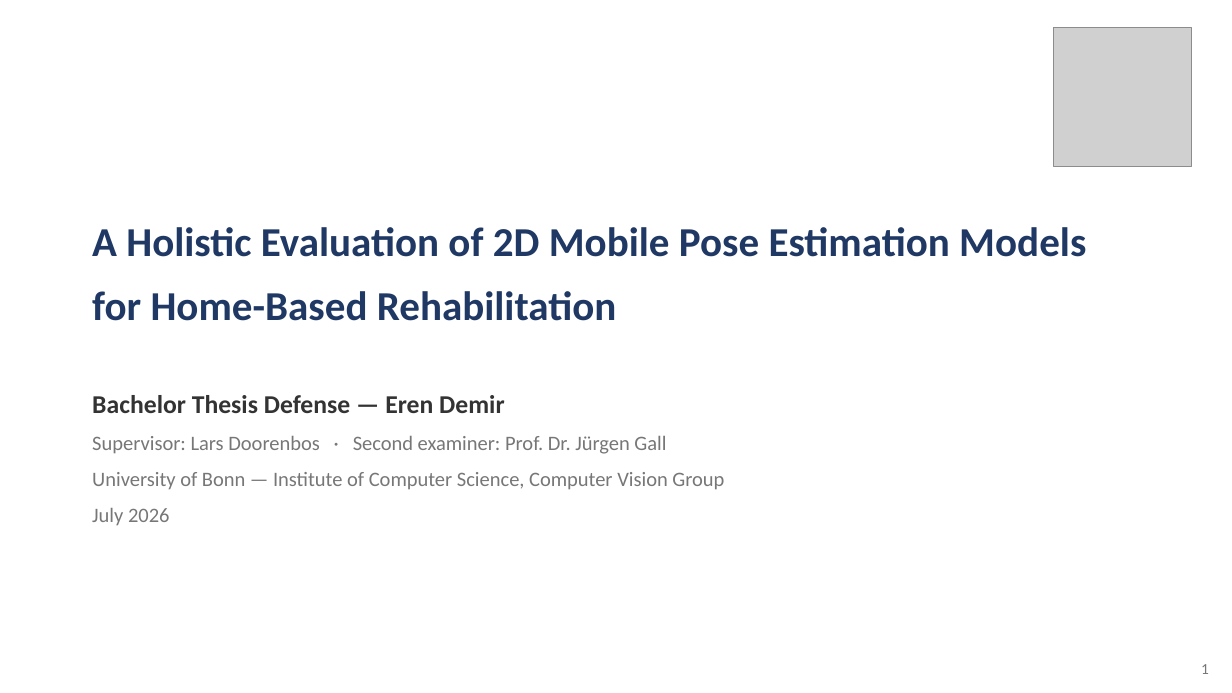
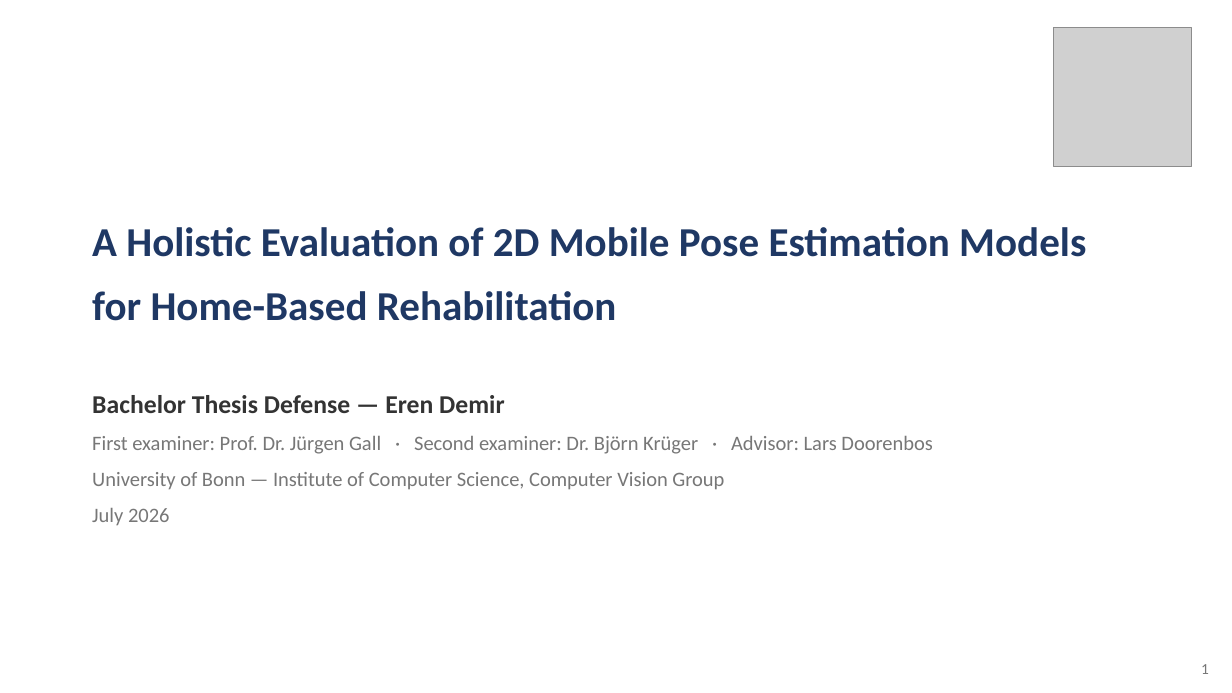
Before and after one commit to s6endemi/Bachelor-Posedetection, a slide deck: slide 1 of defense/defense_slides.pptx. Drawn at 1232x693 pixels with LibreOffice and Linux fonts; fonts in the diff are those of the drawing; grey boxes stand for pictures. Boxes give left, top, right and bottom in pixels: in the first picture for what was removed or moved away, otherwise in the second. Text is boxed around its words. In the diff, an @@ line names an element or a change of style, - is before the commit and + after.

```diff
--- a/defense/defense_slides.pptx
+++ b/defense/defense_slides.pptx
@@ text at [92, 436, 933, 454]: text changed @@
-Supervisor: Lars Doorenbos · Second examiner: Prof. Dr. Jürgen Gall
+First examiner: Prof. Dr. Jürgen Gall · Second examiner: Dr. Björn Krüger · Advisor: Lars Doorenbos
```
Also in this commit, not shown: 21 other slides changed, 2 slides added, 9 other files.
